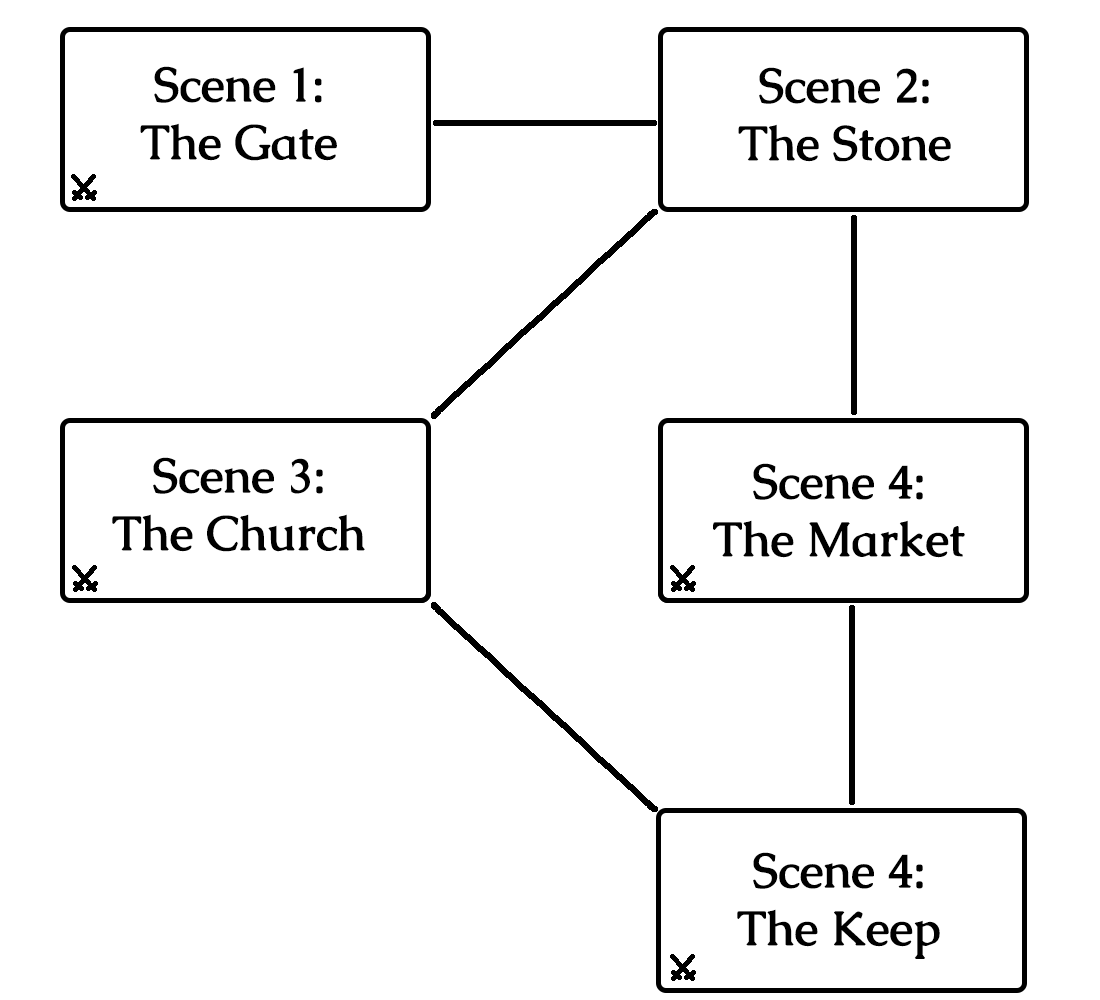
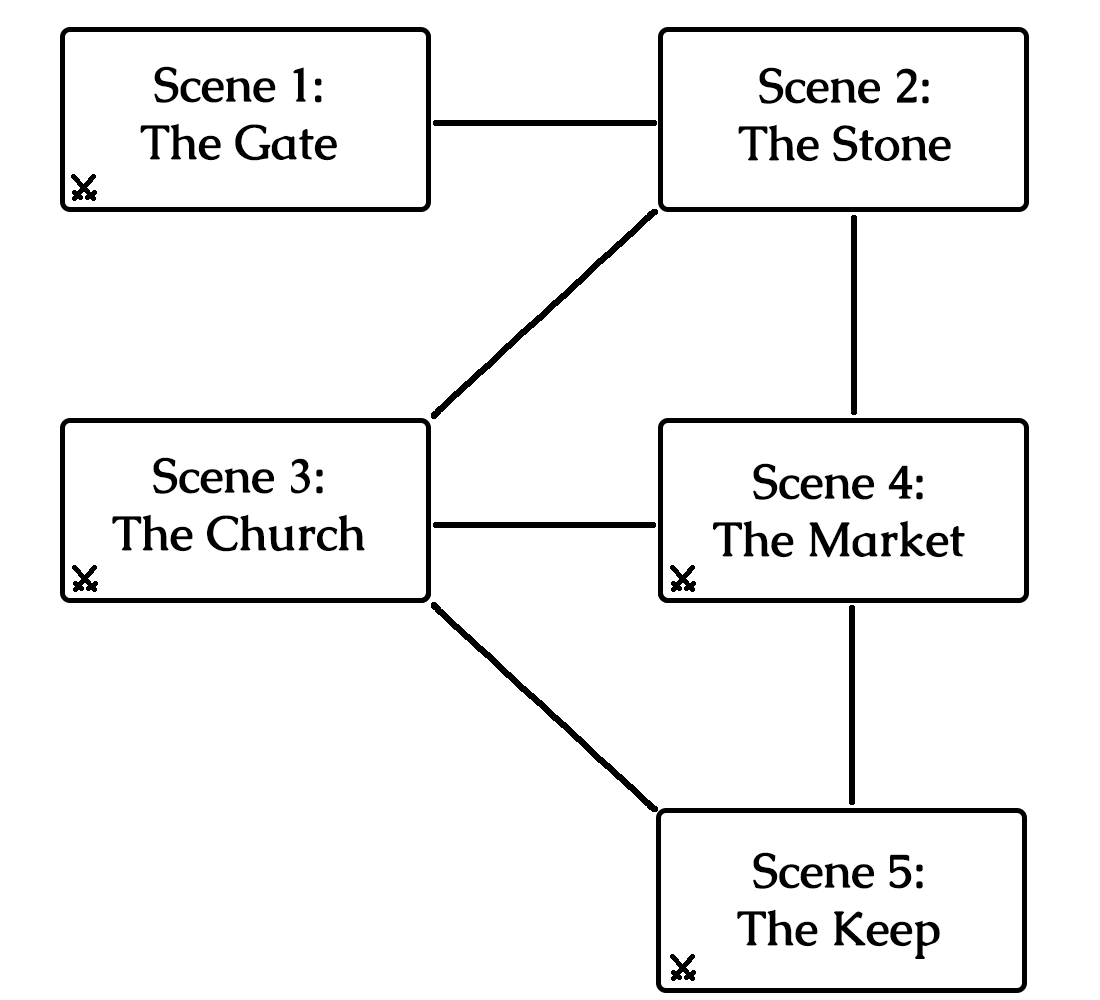
Layer changes from the first 1100 x 1000 image to the second:
renamed "Scene 4: The Keep" to "Scene 5: The Keep", painted on it over [888, 854, 913, 889]
painted on "nodes" over [433, 522, 656, 528]
